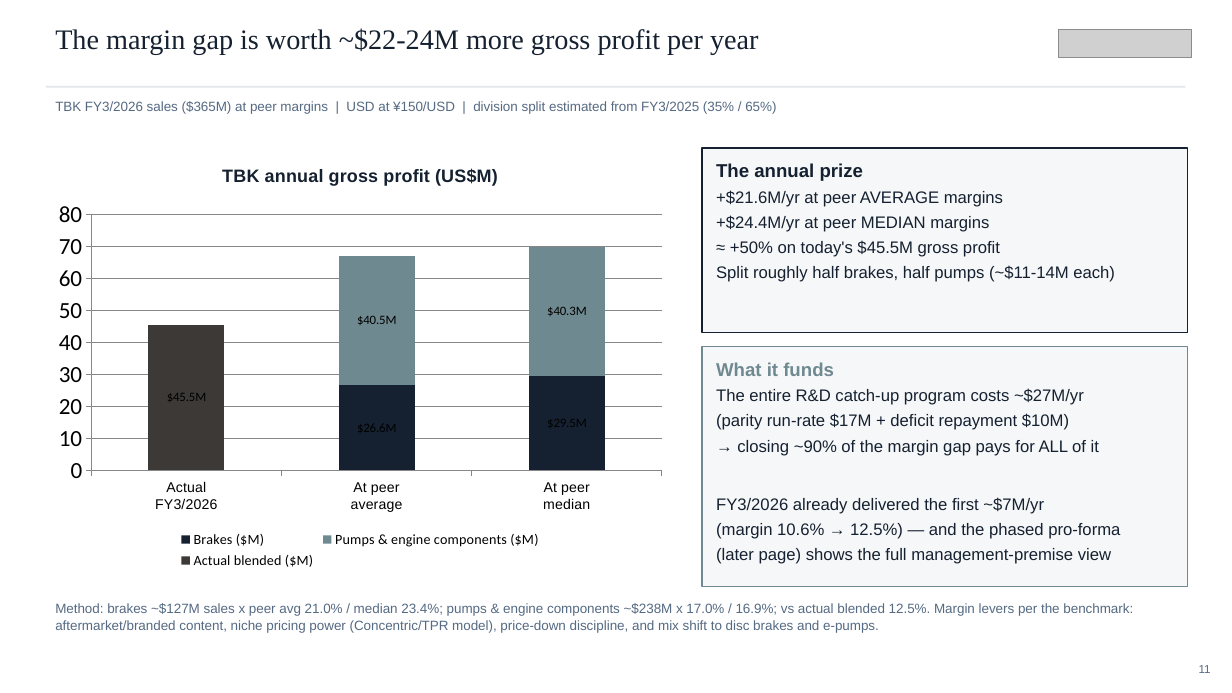
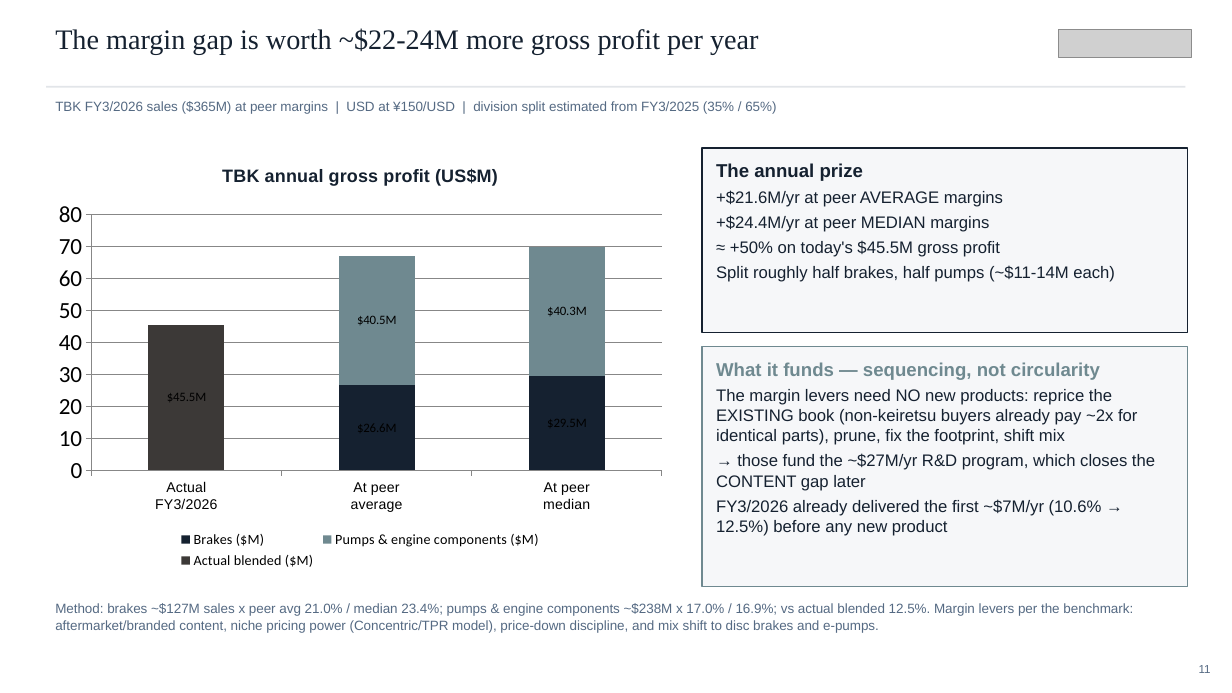
Before and after one commit to charette-lab/Claude, a slide deck: slide 11 of TBK_rd_gap_slides.pptx. Drawn at 1232x693 pixels with LibreOffice and Linux fonts; fonts in the diff are those of the drawing; grey boxes stand for pictures. Boxes give left, top, right and bottom in pixels: in the first picture for what was removed or moved away, otherwise in the second. Text is boxed around its words. In the diff, an @@ line names an element or a change of style, - is before the commit and + after.

```diff
--- a/TBK_rd_gap_slides.pptx
+++ b/TBK_rd_gap_slides.pptx
@@ text in rectangle at bbox=[716, 362, 1155, 536]: text changed @@
-What it funds
-The entire R&D catch-up program costs ~$27M/yr
-(parity run-rate $17M + deficit repayment $10M)
-→ closing ~90% of the margin gap pays for ALL of it
-FY3/2026 already delivered the first ~$7M/yr
-(margin 10.6% → 12.5%) — and the phased pro-forma
-(later page) shows the full management-premise view
+What it funds — sequencing, not circularity
+The margin levers need NO new products: reprice the EXISTING book (non-keiretsu buyers already pay ~2x for identical parts), prune, fix the footprint, shift mix
+→ those fund the ~$27M/yr R&D program, which closes the CONTENT gap later
+FY3/2026 already delivered the first ~$7M/yr (10.6% → 12.5%) before any new product
```
Also in this commit, not shown: 6 other slides changed, 3 other files.
